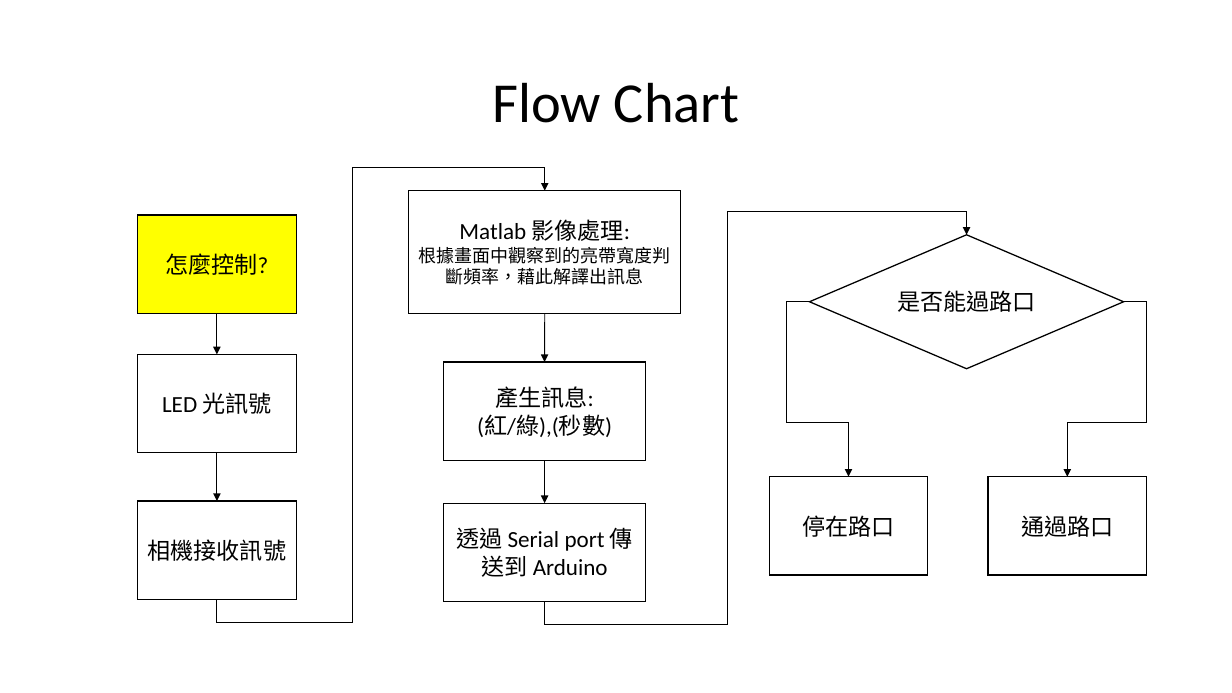
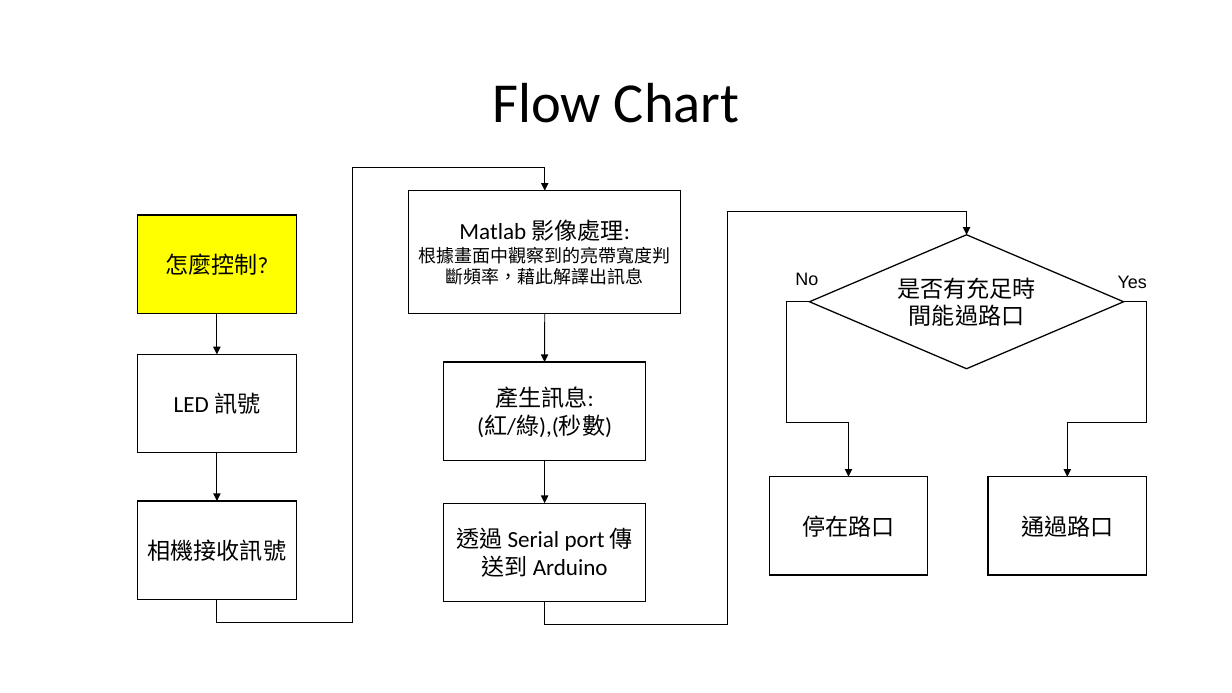
Before and after one commit to as468579/Intelligent-Vehicles-Introduction, a slide deck: slide 25 of final/智慧型汽車期末報告.pptx (slide 9 before the commit). Drawn at 1232x693 pixels with LibreOffice and Linux fonts; fonts in the diff are those of the drawing. Boxes give left, top, right and bottom in pixels: in the first picture for what was removed or moved away, otherwise in the second. Text is boxed around its words. In the diff, an @@ line names an element or a change of style, - is before the commit and + after.

```diff
--- a/final/智慧型汽車期末報告.pptx
+++ b/final/智慧型汽車期末報告.pptx
@@ text added at box(795, 272, 818, 285), 14 pt, text #000000 @@
+No
@@ text in diamond at box(897, 277, 1036, 326): text changed @@
-是否能過路口
+是否有充足時間能過路口
@@ text added at box(1118, 275, 1147, 288), 14 pt, text #000000 @@
+Yes
@@ text in rectangle at box(174, 392, 260, 414): text changed @@
-LED 光訊號
+LED 訊號
```
Also in this commit, not shown: 4 other slides changed, 19 slides added, 4 slides removed, 1 other file.
